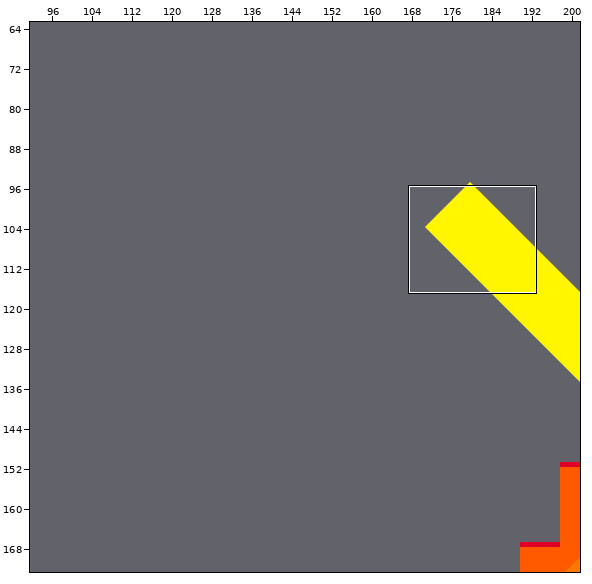
A Tiled map gets an edit: maps/nivel_1_2_1.tmx. The picture above shows the old version from afar; the outline marks the close-up.
Close-up. Old version:
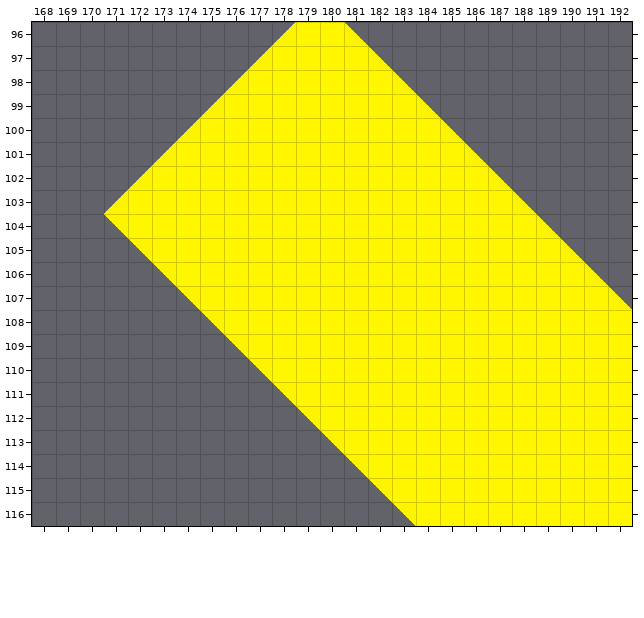
Cells are 32x32 px. Shown: x 168..192, y 96..116. The commit also changed other parts of the map, which this record leaves out.
After the commit:
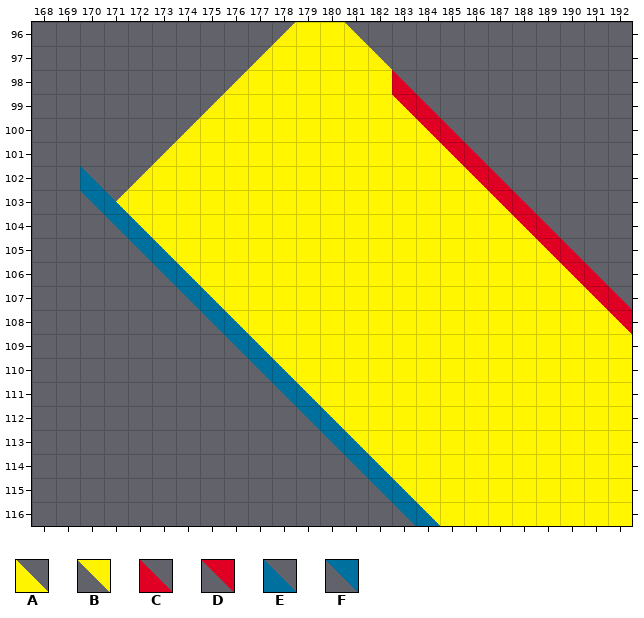
Key: from "tile1": A 25, B 27, C 57, D 59, E 65, F 67.
_ is an empty cell.
Edits made:
{"where": "layer \"Capa de Patrones 1\""}
{"y":98,"x":183,"old":"A","new":"C"}
{"y":99,"x":184,"old":"A","new":"C"}
{"y":100,"x":185,"old":"A","new":"C"}
{"y":101,"x":186,"old":"A","new":"C"}
{"y":102,"x":187,"old":"A","new":"C"}
{"y":103,"x":170,"old":"_","new":"F"}
{"y":103,"x":188,"old":"A","new":"C"}
{"y":104,"x":171,"old":"B","new":"F"}
{"y":104,"x":189,"old":"A","new":"C"}
{"y":105,"x":172,"old":"B","new":"F"}
{"y":105,"x":190,"old":"A","new":"C"}
{"y":106,"x":173,"old":"B","new":"F"}
{"y":106,"x":191,"old":"A","new":"C"}
{"y":107,"x":174,"old":"B","new":"F"}
{"y":107,"x":192,"old":"A","new":"C"}
{"y":108,"x":175,"old":"B","new":"F"}
{"y":109,"x":176,"old":"B","new":"F"}
{"y":110,"x":177,"old":"B","new":"F"}
{"y":111,"x":178,"old":"B","new":"F"}
{"y":112,"x":179,"old":"B","new":"F"}
{"y":113,"x":180,"old":"B","new":"F"}
{"y":114,"x":181,"old":"B","new":"F"}
{"y":115,"x":182,"old":"B","new":"F"}
{"y":116,"x":183,"old":"B","new":"F"}
{"where": "layer \"Capa de patrones 2\""}
{"y":99,"x":183,"old":"_","new":"D"}
{"y":100,"x":184,"old":"_","new":"D"}
{"y":101,"x":185,"old":"_","new":"D"}
{"y":102,"x":170,"old":"_","new":"E"}
{"y":102,"x":186,"old":"_","new":"D"}
{"y":103,"x":171,"old":"_","new":"E"}
{"y":103,"x":187,"old":"_","new":"D"}
{"y":104,"x":172,"old":"_","new":"E"}
{"y":104,"x":188,"old":"_","new":"D"}
{"y":105,"x":173,"old":"_","new":"E"}
{"y":105,"x":189,"old":"_","new":"D"}
{"y":106,"x":174,"old":"_","new":"E"}
{"y":106,"x":190,"old":"_","new":"D"}
{"y":107,"x":175,"old":"_","new":"E"}
{"y":107,"x":191,"old":"_","new":"D"}
{"y":108,"x":176,"old":"_","new":"E"}
{"y":108,"x":192,"old":"_","new":"D"}
{"y":109,"x":177,"old":"_","new":"E"}
{"y":110,"x":178,"old":"_","new":"E"}
{"y":111,"x":179,"old":"_","new":"E"}
{"y":112,"x":180,"old":"_","new":"E"}
{"y":113,"x":181,"old":"_","new":"E"}
{"y":114,"x":182,"old":"_","new":"E"}
{"y":115,"x":183,"old":"_","new":"E"}
{"y":116,"x":184,"old":"_","new":"E"}
